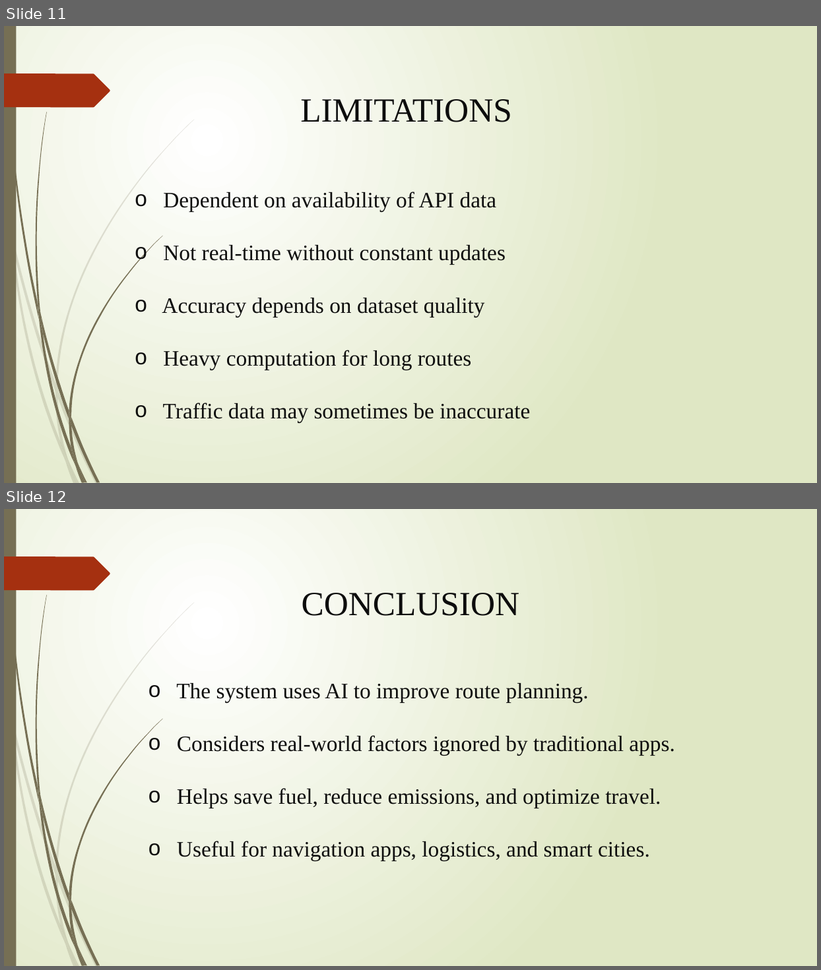
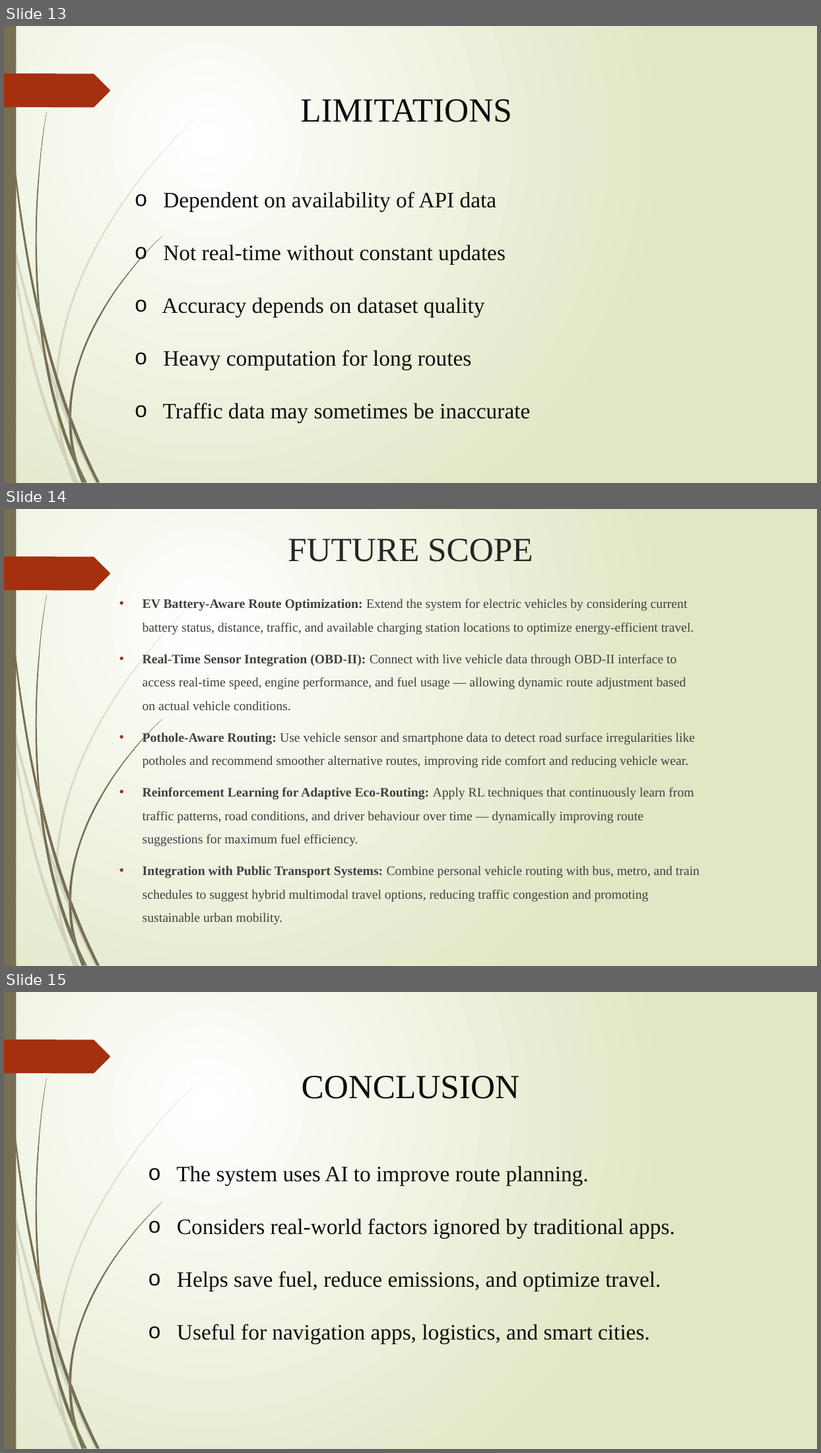
Before and after one commit to Ankit-Pramanick/Fuel_optimization, a slide deck: Project Report.pptx. Shown one above the other, each under a label of ours: slides 11 and 12 before the commit, slides 13, 14 and 15 after it. The pictures are 821x970 and 821x1453 pixels, drawn with LibreOffice and Linux fonts; fonts in the diff are those of the drawing. Boxes give left, top, right and bottom in pixels: in the first picture for what was removed or moved away, otherwise in the second. Text is boxed around its words. In the diff, an @@ line names an element or a change of style, - is before the commit and + after.

```diff
--- a/Project Report.pptx
+++ b/Project Report.pptx
@@ slide 14 added at (x1=4, y1=509, x2=817, y2=966), background gradient #FFFFFF to #DFE8C4; not listed: 24 template elements that a slide beside it also shows @@
@@ title added at (x1=288, y1=539, x2=533, y2=562), 40 pt, text #262626 @@
+FUTURE SCOPE
@@ text added at (x1=143, y1=599, x2=700, y2=925), 15.3 pt, text #404040 @@
+• EV Battery-Aware Route Optimization: Extend the system for electric vehicles by considering current battery status, distance, traffic, and available charging station locations to optimize energy-efficient travel.
+• Real-Time Sensor Integration (OBD-II): Connect with live vehicle data through OBD-II interface to access real-time speed, engine performance, and fuel usage — allowing dynamic route adjustment based on actual vehicle conditions.
+• Pothole-Aware Routing: Use vehicle sensor and smartphone data to detect road surface irregularities like potholes and recommend smoother alternative routes, improving ride comfort and reducing vehicle wear.
+• Reinforcement Learning for Adaptive Eco-Routing: Apply RL techniques that continuously learn from traffic patterns, road conditions, and driver behaviour over time — dynamically improving route suggestions for maximum fuel efficiency.
+• Integration with Public Transport Systems: Combine personal vehicle routing with bus, metro, and train schedules to suggest hybrid multimodal travel options, reducing traffic congestion and promoting sustainable urban mobility.
@@ what was slide 11 is now slide 13 @@
@@ what was slide 12 is now slide 15 @@
```
Also in this commit, not shown: 6 slides changed, 4 other slides added, 1 slide removed.
